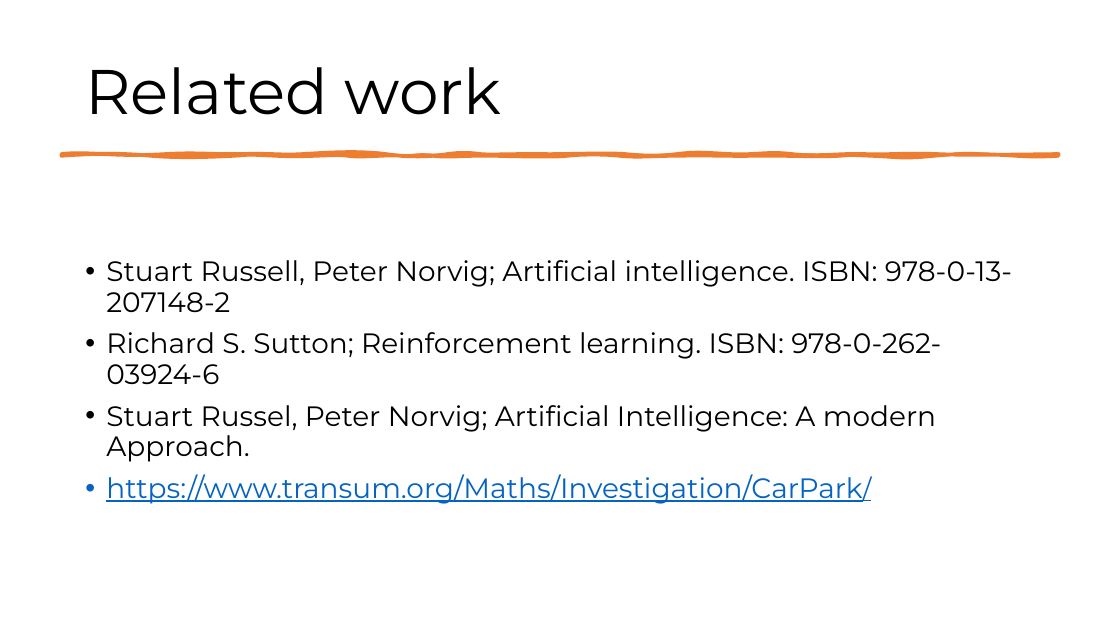
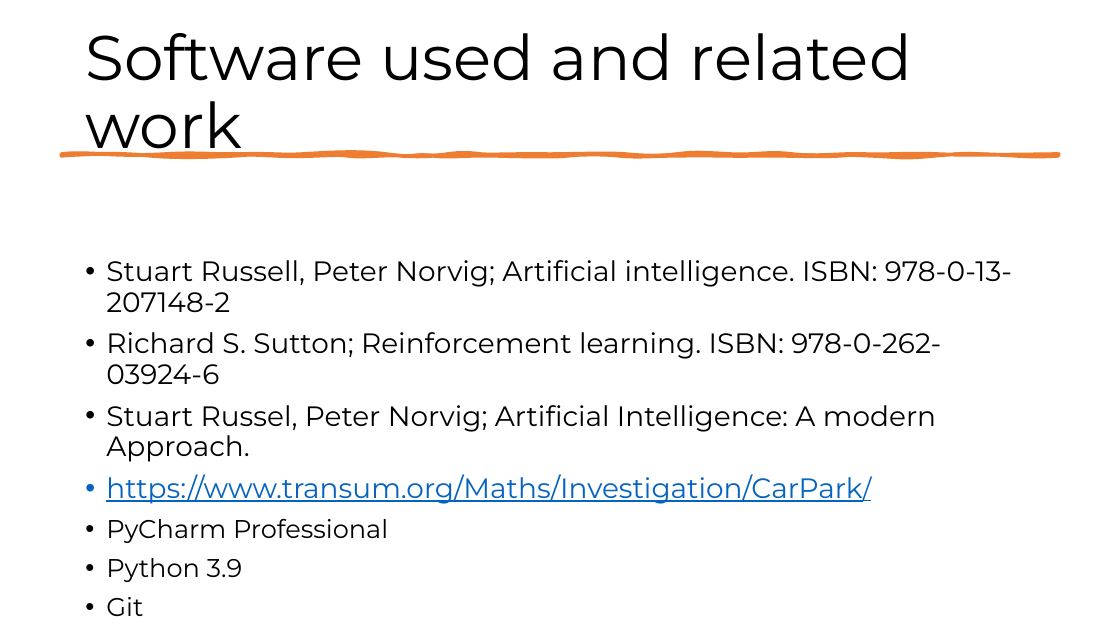
Before and after one commit to afs202005277/PuzzleSolverAI, a slide deck: slide 2 of Block Escape.pptx. Drawn at 1120x630 pixels with LibreOffice and Linux fonts; fonts in the diff are those of the drawing. Boxes give left, top, right and bottom in pixels: in the first picture for what was removed or moved away, otherwise in the second. Text is boxed around its words. In the diff, an @@ line names an element or a change of style, - is before the commit and + after.

```diff
--- a/Block Escape.pptx
+++ b/Block Escape.pptx
@@ title at [85, 33, 912, 159]: text changed @@
-Related work
+Software used and related work
@@ text at [106, 519, 388, 616]: paragraphs added @@
+• PyCharm Professional
+• Python 3.9
+• Git
```
Also in this commit, not shown: 4 slides added, 1 other file.
